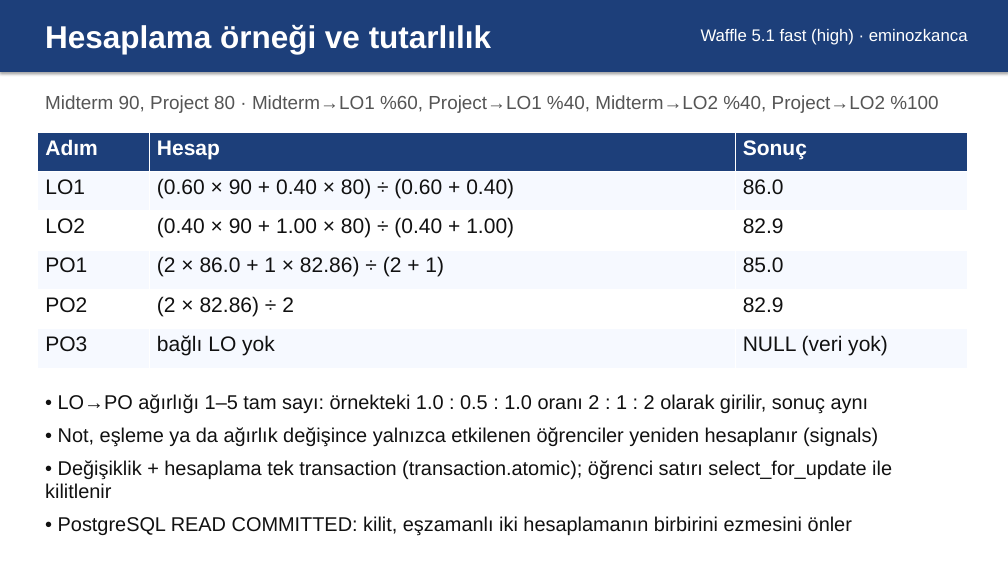
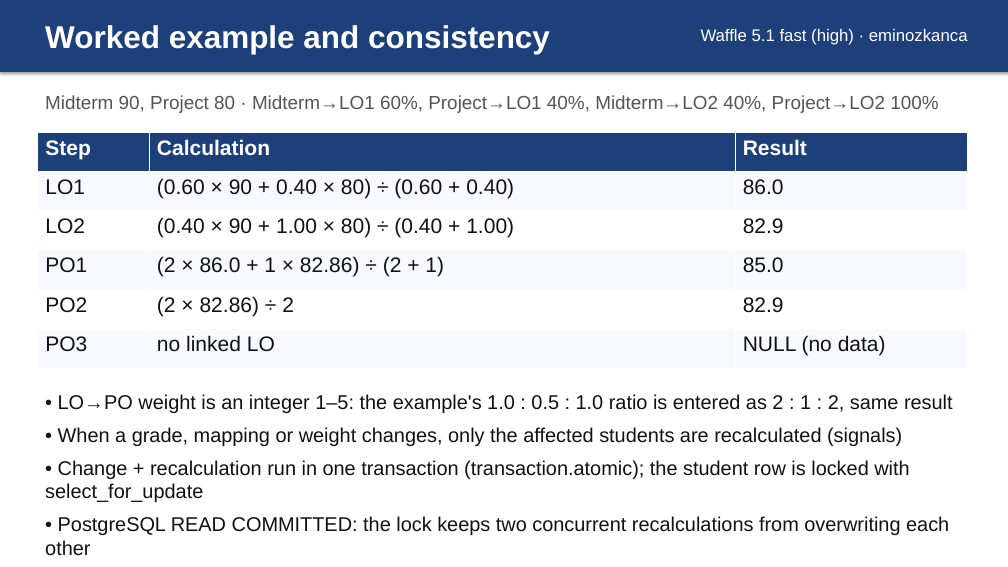
Before and after one commit to EmreSndkc/waffle_v5.1, a slide deck: slide 5 of docs/slides/CSE321_Waffle_5.1_Slides.pptx. Drawn at 1008x567 pixels with LibreOffice and Linux fonts; fonts in the diff are those of the drawing. Boxes give left, top, right and bottom in pixels: in the first picture for what was removed or moved away, otherwise in the second. Text is boxed around its words. In the diff, an @@ line names an element or a change of style, - is before the commit and + after.

```diff
--- a/docs/slides/CSE321_Waffle_5.1_Slides.pptx
+++ b/docs/slides/CSE321_Waffle_5.1_Slides.pptx
@@ text at <box>45,25,550,54</box>: text changed @@
-Hesaplama örneği ve tutarlılık
+Worked example and consistency
@@ text at <box>45,95,938,113</box>: text changed @@
-Midterm 90, Project 80 · Midterm→LO1 %60, Project→LO1 %40, Midterm→LO2 %40, Project→LO2 %100
+Midterm 90, Project 80 · Midterm→LO1 60%, Project→LO1 40%, Midterm→LO2 40%, Project→LO2 100%
@@ table at <box>38,132,969,368</box> @@
-row 1: Adım | Hesap | Sonuç
+row 1: Step | Calculation | Result
-row 6, column 2: bağlı LO yok
+row 6, column 2: no linked LO
-row 6, column 3: NULL (veri yok)
+row 6, column 3: NULL (no data)
@@ text at <box>45,394,953,556</box>: text changed @@
-• LO→PO ağırlığı 1–5 tam sayı: örnekteki 1.0 : 0.5 : 1.0 oranı 2 : 1 : 2 olarak girilir, sonuç aynı
-• Not, eşleme ya da ağırlık değişince yalnızca etkilenen öğrenciler yeniden hesaplanır (signals)
-• Değişiklik + hesaplama tek transaction (transaction.atomic); öğrenci satırı select_for_update ile kilitlenir
-• PostgreSQL READ COMMITTED: kilit, eşzamanlı iki hesaplamanın birbirini ezmesini önler
+• LO→PO weight is an integer 1–5: the example's 1.0 : 0.5 : 1.0 ratio is entered as 2 : 1 : 2, same result
+• When a grade, mapping or weight changes, only the affected students are recalculated (signals)
+• Change + recalculation run in one transaction (transaction.atomic); the student row is locked with select_for_update
+• PostgreSQL READ COMMITTED: the lock keeps two concurrent recalculations from overwriting each other
```
Also in this commit, not shown: 5 other slides changed, 1 other file.
